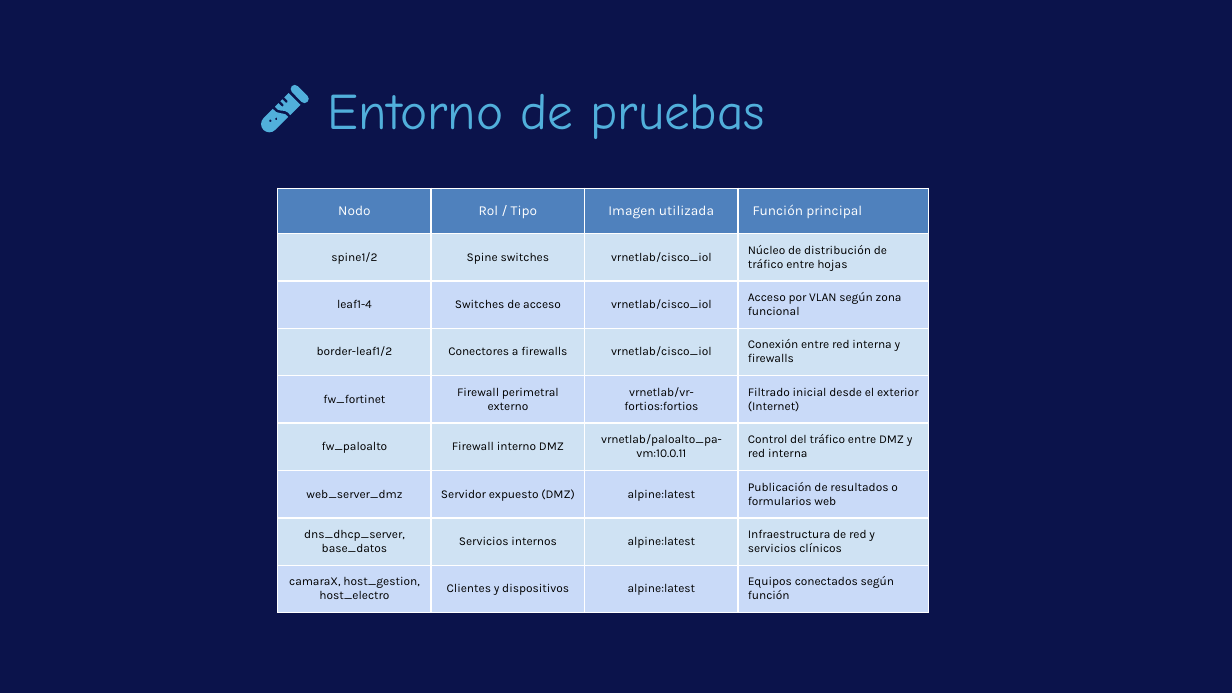
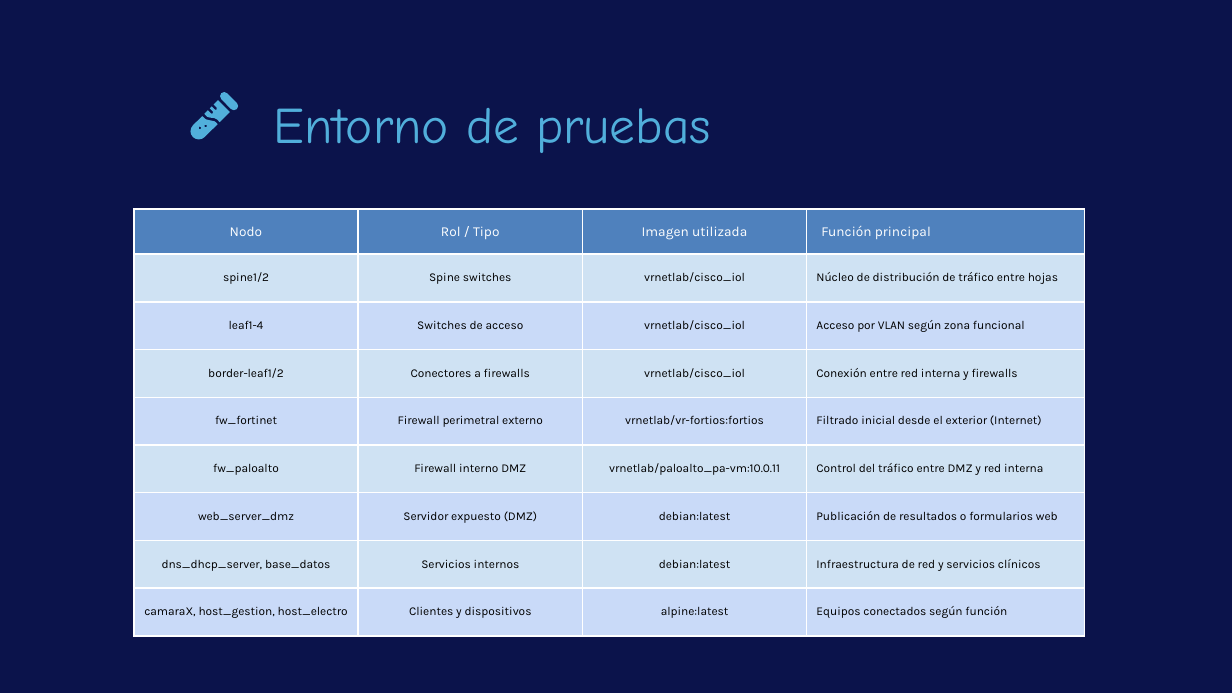
Before and after one commit to GatitosLab/final-lab, a slide deck: slide 13 of presentacion/LaolLinkConsulting_ProyectoFinalKyndryl_OlegLaura.v2.pptx. Drawn at 1232x693 pixels with LibreOffice and Linux fonts; fonts in the diff are those of the drawing; background and template pictures are left out. Boxes give left, top, right and bottom in pixels: in the first picture for what was removed or moved away, otherwise in the second. Text is boxed around its words. In the diff, an @@ line names an element or a change of style, - is before the commit and + after.

```diff
--- a/presentacion/LaolLinkConsulting_ProyectoFinalKyndryl_OlegLaura.v2.pptx
+++ b/presentacion/LaolLinkConsulting_ProyectoFinalKyndryl_OlegLaura.v2.pptx
@@ freeform shape: place and size @@
-freeform shape at (261,108,288,132)
+freeform shape at (191,116,218,139)
@@ freeform shape: place and size @@
-freeform shape at (275,94,301,116)
+freeform shape at (205,100,230,122)
@@ freeform shape: place and size @@
-freeform shape at (291,85,309,103)
+freeform shape at (219,92,238,111)
@@ text "Entorno de pruebas": place and size @@
-text "Entorno de pruebas" at (328,94,765,139)
+text "Entorno de pruebas" at (273,108,711,153)
@@ table at (134,209,1085,637) @@
-row 7, column 3: alpine:latest
+row 7, column 3: debian:latest
-row 8, column 3: alpine:latest
+row 8, column 3: debian:latest
@@ table: place and size @@
-table at (277,188,929,603)
+table at (134,209,1085,637)
```
Also in this commit, not shown: 15 other slides changed.
